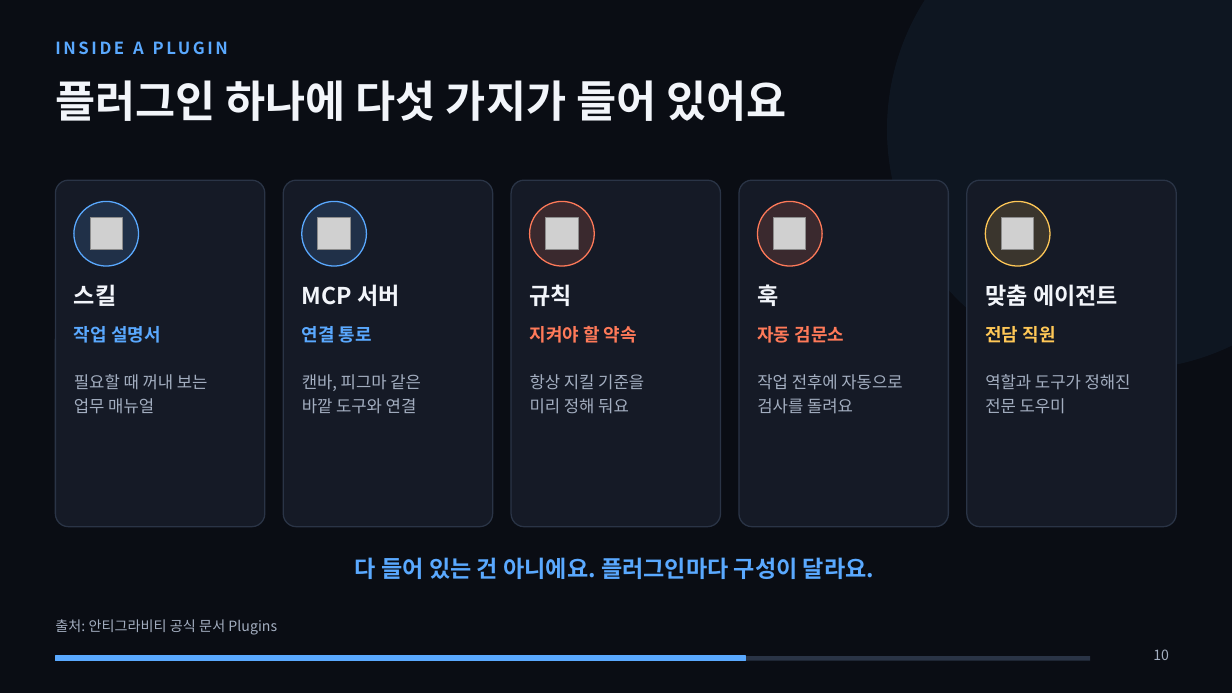
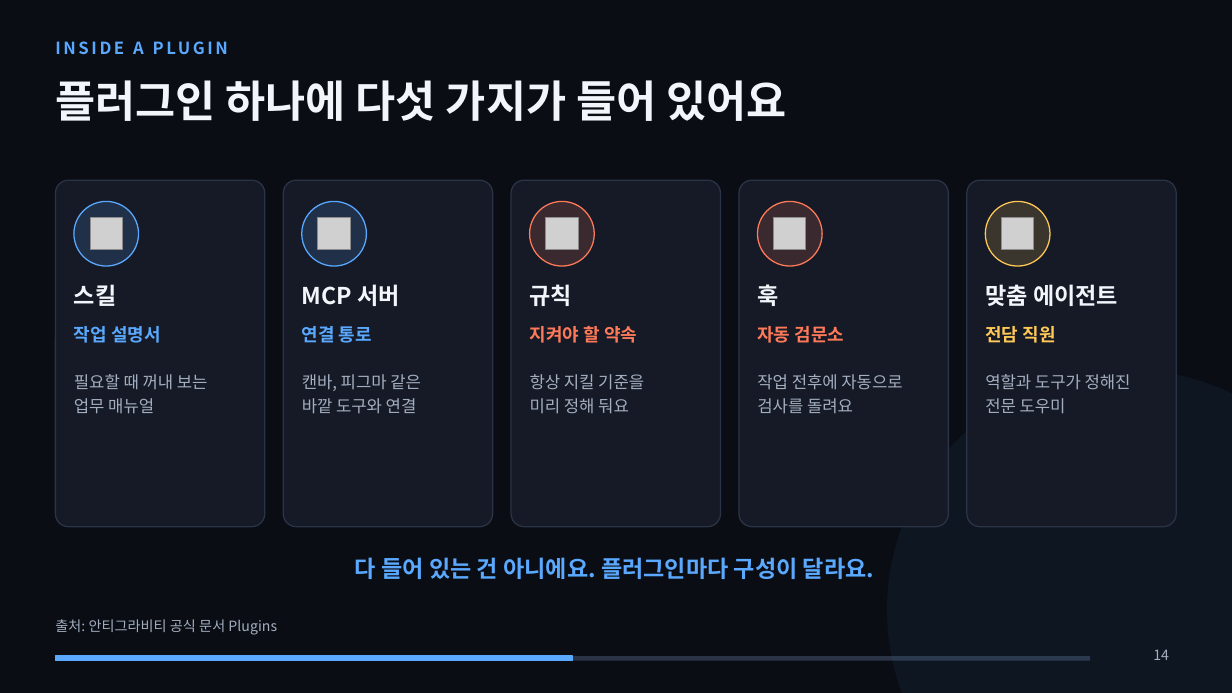
Before and after one commit to metaluca27/huhsame-script, a slide deck: slide 14 of docs/강의/안티그라비티_입문/안티그라비티_입문_강의.pptx (slide 10 before the commit). Drawn at 1232x693 pixels with LibreOffice and Linux fonts; fonts in the diff are those of the drawing; grey boxes stand for pictures. Boxes give left, top, right and bottom in pixels: in the first picture for what was removed or moved away, otherwise in the second. Text is boxed around its words. In the diff, an @@ line names an element or a change of style, - is before the commit and + after.

```diff
--- a/docs/강의/안티그라비티_입문/안티그라비티_입문_강의.pptx
+++ b/docs/강의/안티그라비티_입문/안티그라비티_입문_강의.pptx
@@ ellipse: place and size @@
-ellipse at bbox=[887, 0, 1232, 370]
+ellipse at bbox=[887, 370, 1232, 693]
@@ rectangle: place and size @@
-rectangle at bbox=[55, 656, 746, 661]
+rectangle at bbox=[55, 656, 573, 661]
@@ page number at bbox=[1153, 649, 1169, 660]: text changed @@
-10
+14
```
Also in this commit, not shown: 13 other slides changed, 13 slides added, 13 other files.
